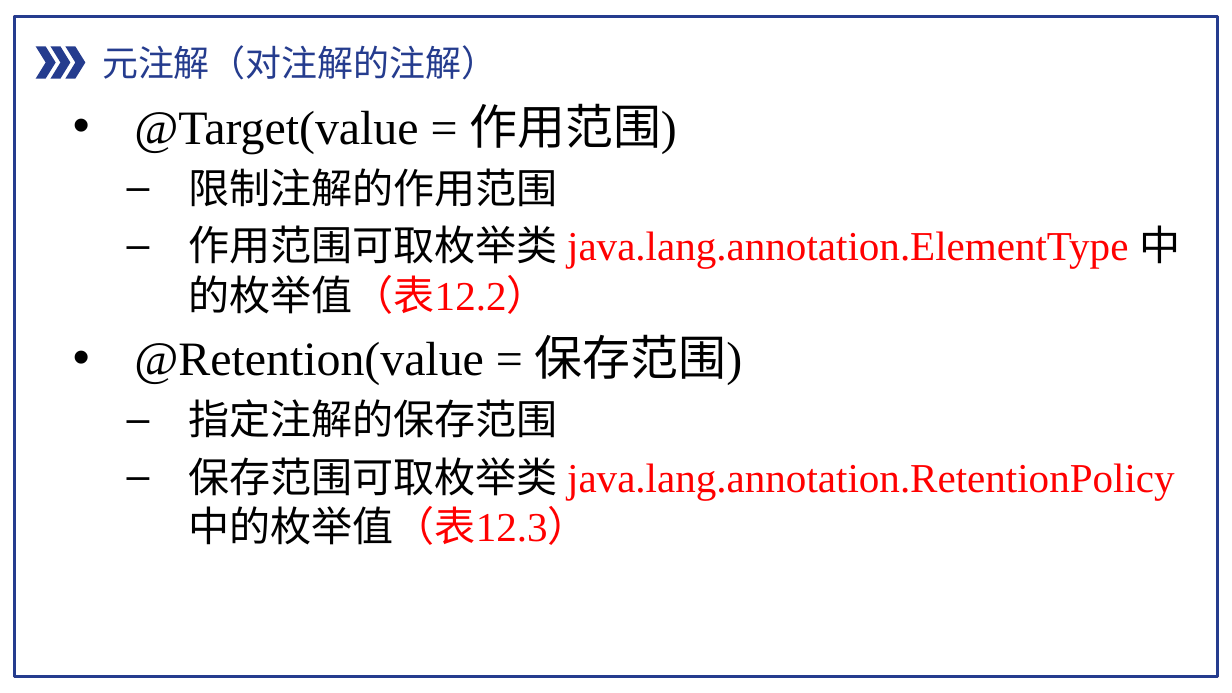
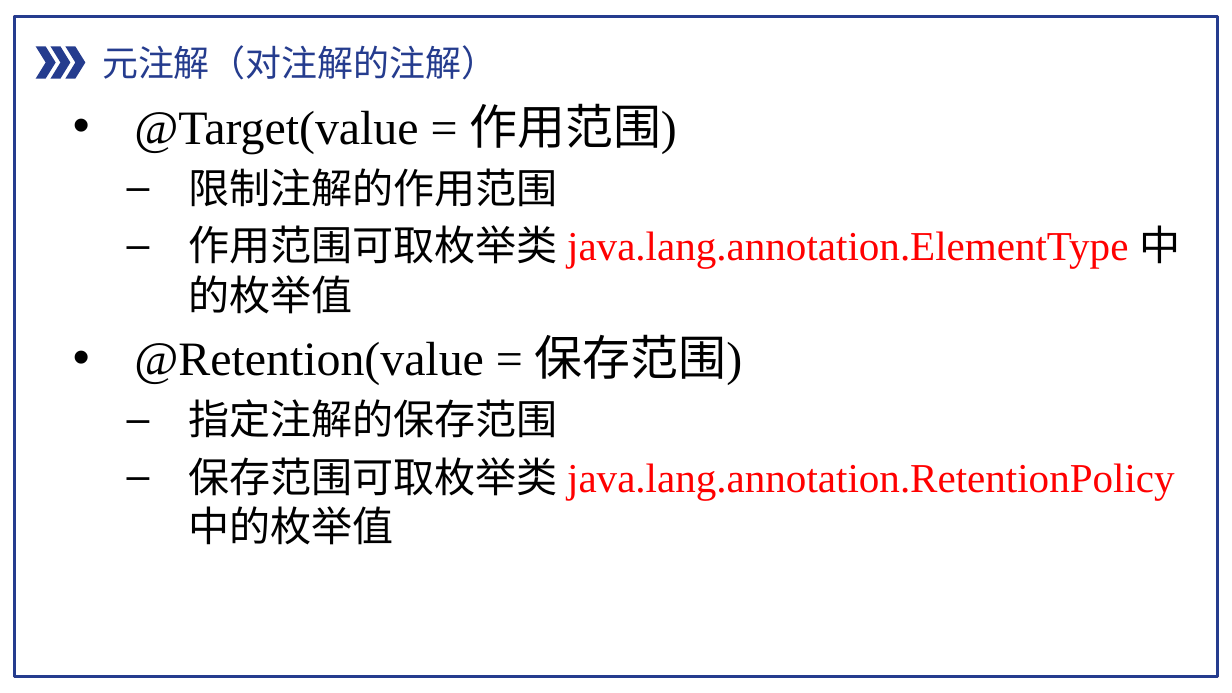
Before and after one commit to pdcxs/java-class-material, a slide deck: slide 8 of slides/08-Java面向对象编程-注解-反射-内部类-匿名内部类与Lambda表达式.pptx. Drawn at 1232x693 pixels with LibreOffice and Linux fonts; fonts in the diff are those of the drawing. Boxes give left, top, right and bottom in pixels: in the first picture for what was removed or moved away, otherwise in the second. Text is boxed around its words. In the diff, an @@ line names an element or a change of style, - is before the commit and + after.

Commit message:
update slide

```diff
--- a/slides/08-Java面向对象编程-注解-反射-内部类-匿名内部类与Lambda表达式.pptx
+++ b/slides/08-Java面向对象编程-注解-反射-内部类-匿名内部类与Lambda表达式.pptx
@@ text at [188, 225, 1180, 314]: text changed @@
-  – 作用范围可取枚举类 java.lang.annotation.ElementType 中的枚举值（表12.2）
+  – 作用范围可取枚举类 java.lang.annotation.ElementType 中的枚举值
@@ text at [188, 457, 1175, 545]: text changed @@
-  – 保存范围可取枚举类 java.lang.annotation.RetentionPolicy 中的枚举值（表12.3）
+  – 保存范围可取枚举类 java.lang.annotation.RetentionPolicy 中的枚举值
```
Also in this commit, not shown: 4 other slides changed.
